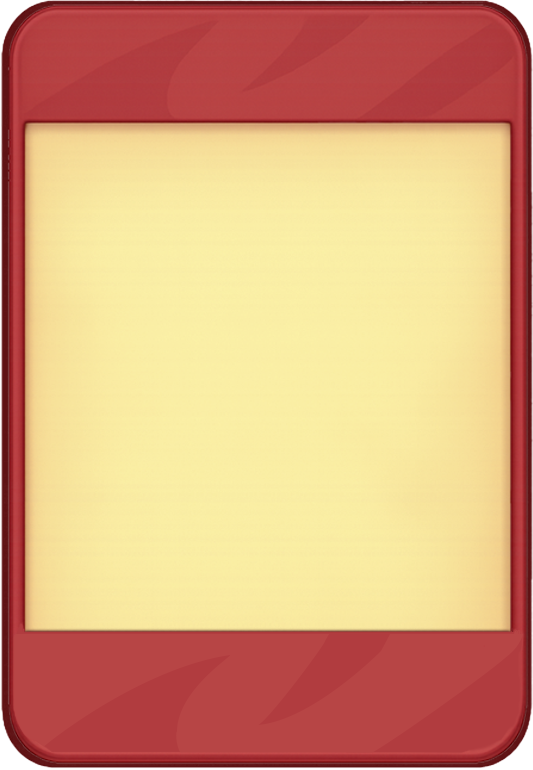
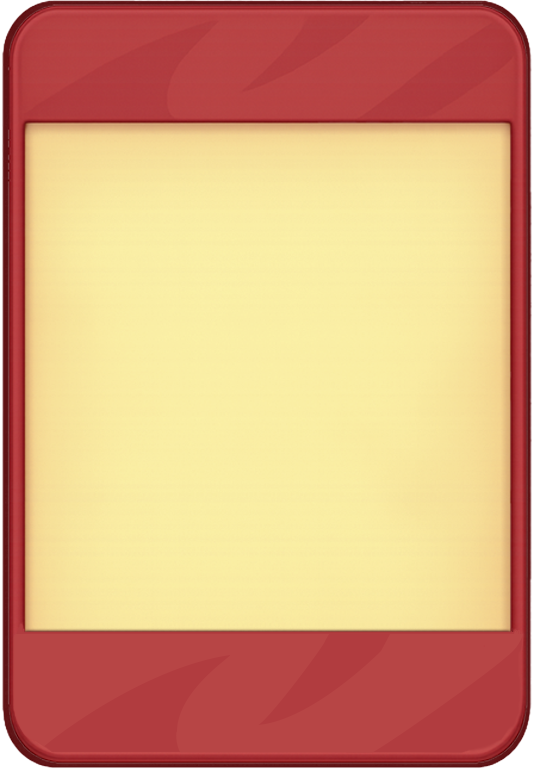
Comparing the layer stacks of the two 533 × 770 images. Changes:
painted on "Слой 7" over (1, 0, 533, 768)